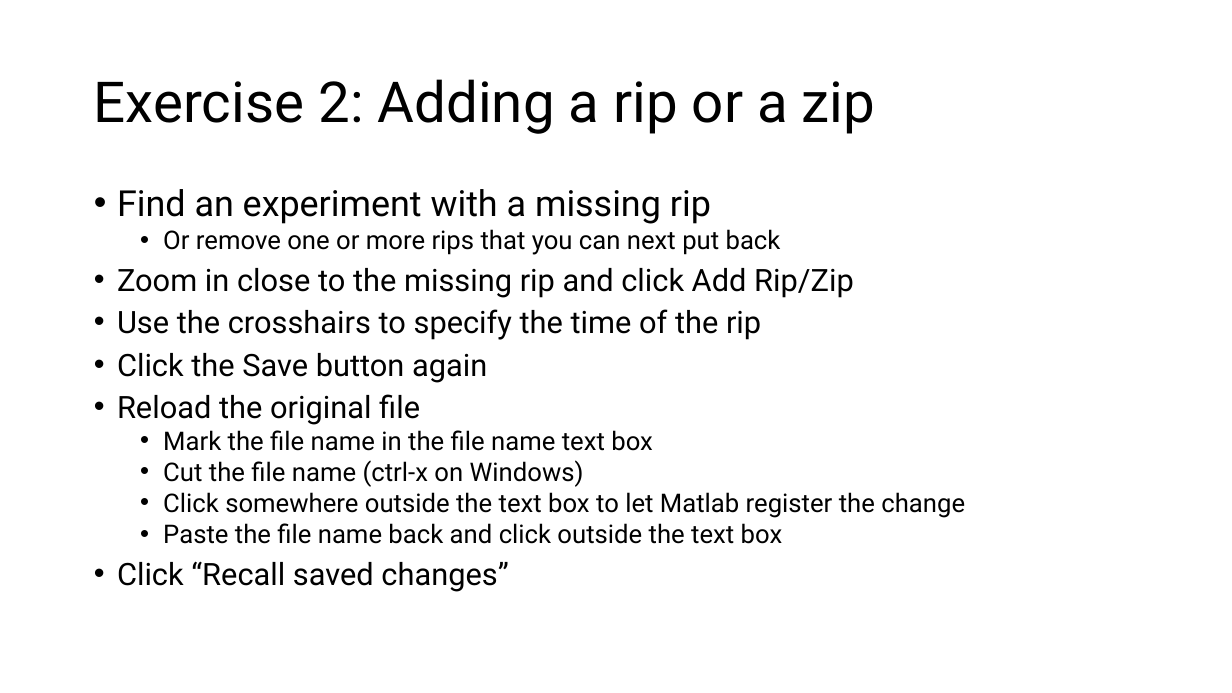
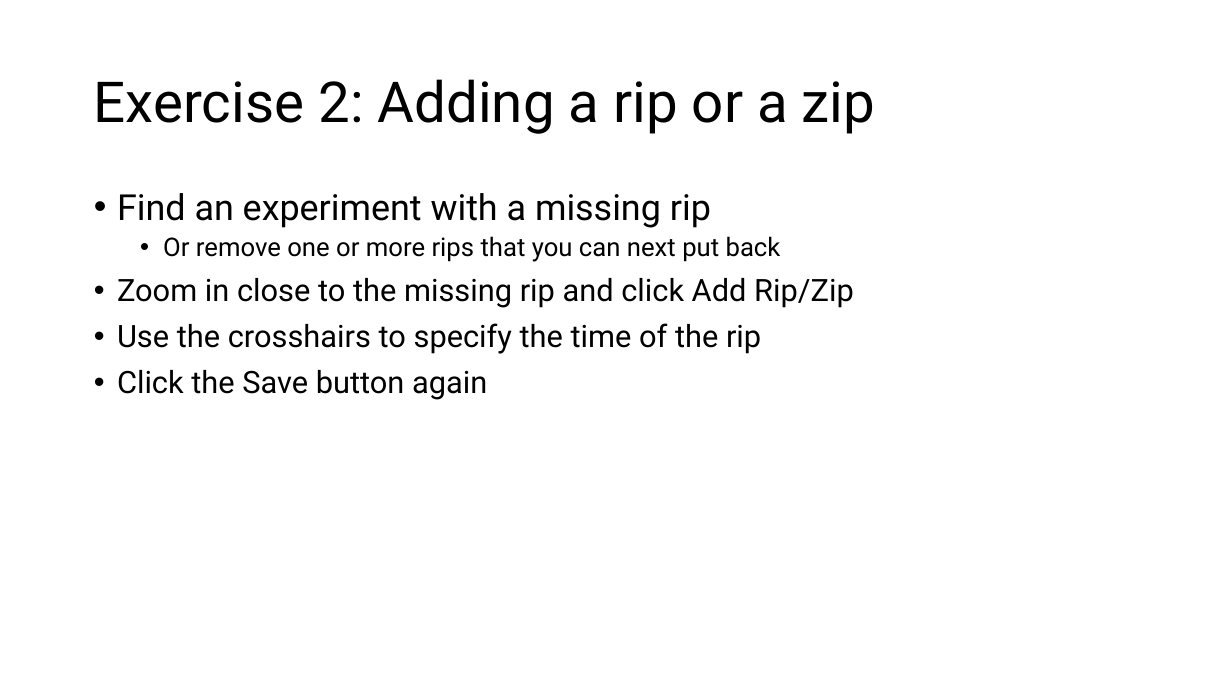
Before and after one commit to are-mj/OpticalTweezers, a slide deck: slide 15 of Summer school 2024/Exercises.pptx. Drawn at 1232x693 pixels with LibreOffice and Linux fonts; fonts in the diff are those of the drawing. Boxes give left, top, right and bottom in pixels: in the first picture for what was removed or moved away, otherwise in the second. Text is boxed around its words. In the diff, an @@ line names an element or a change of style, - is before the commit and + after.

```diff
--- a/Summer school 2024/Exercises.pptx
+++ b/Summer school 2024/Exercises.pptx
@@ text "Find an experiment with a ..." at (x1=117, y1=193, x2=854, y2=400): line spacing 0.8 to 0.9 @@
@@ text at (x1=117, y1=394, x2=965, y2=592): paragraphs removed @@
-• Reload the original file
-  • Mark the file name in the file name text box
-  • Cut the file name (ctrl-x on Windows)
-  • Click somewhere outside the text box to let Matlab register the change
-  • Paste the file name back and click outside the text box
-• Click “Recall saved changes”
```
Also in this commit, not shown: 9 other slides changed, 2 slides added.
